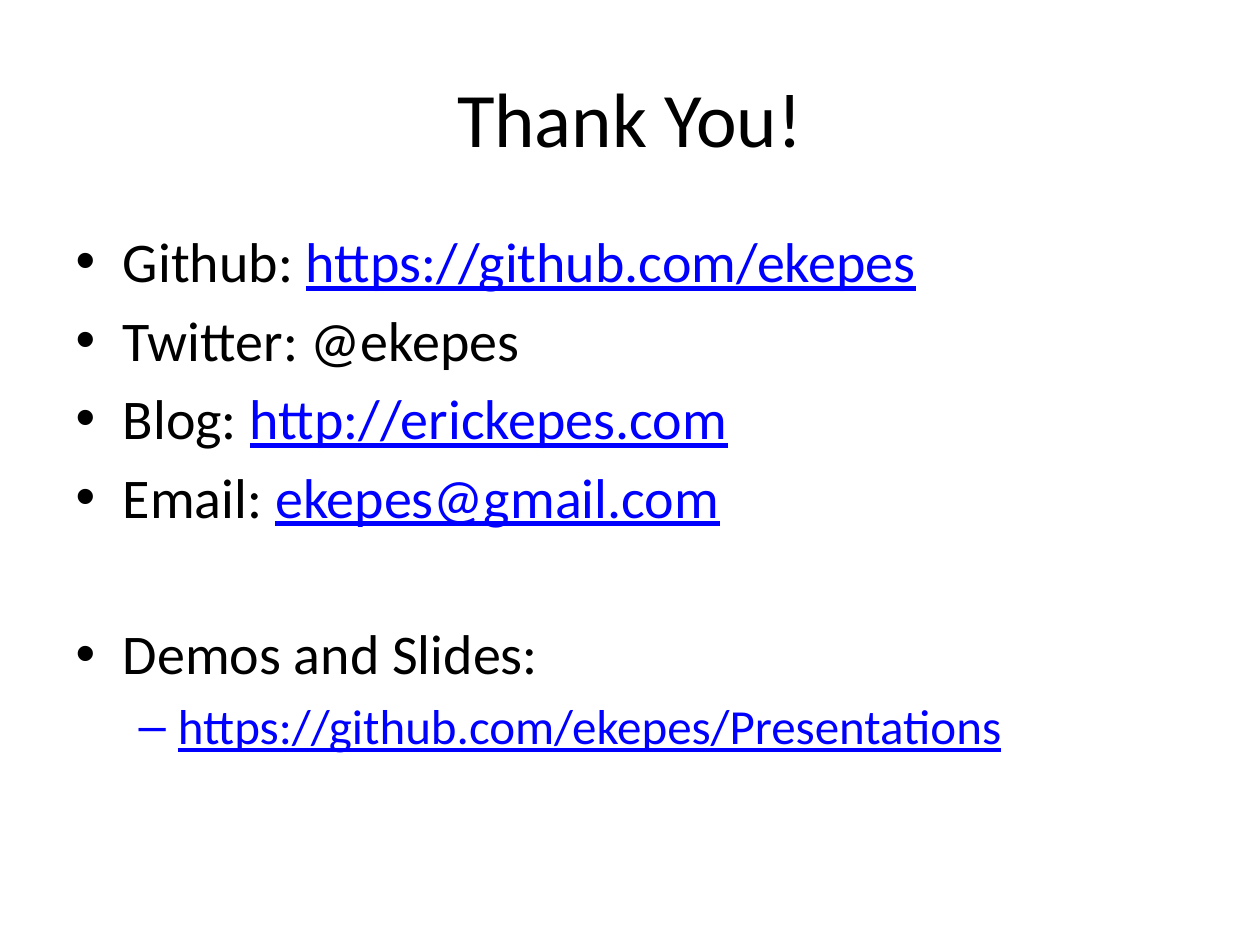
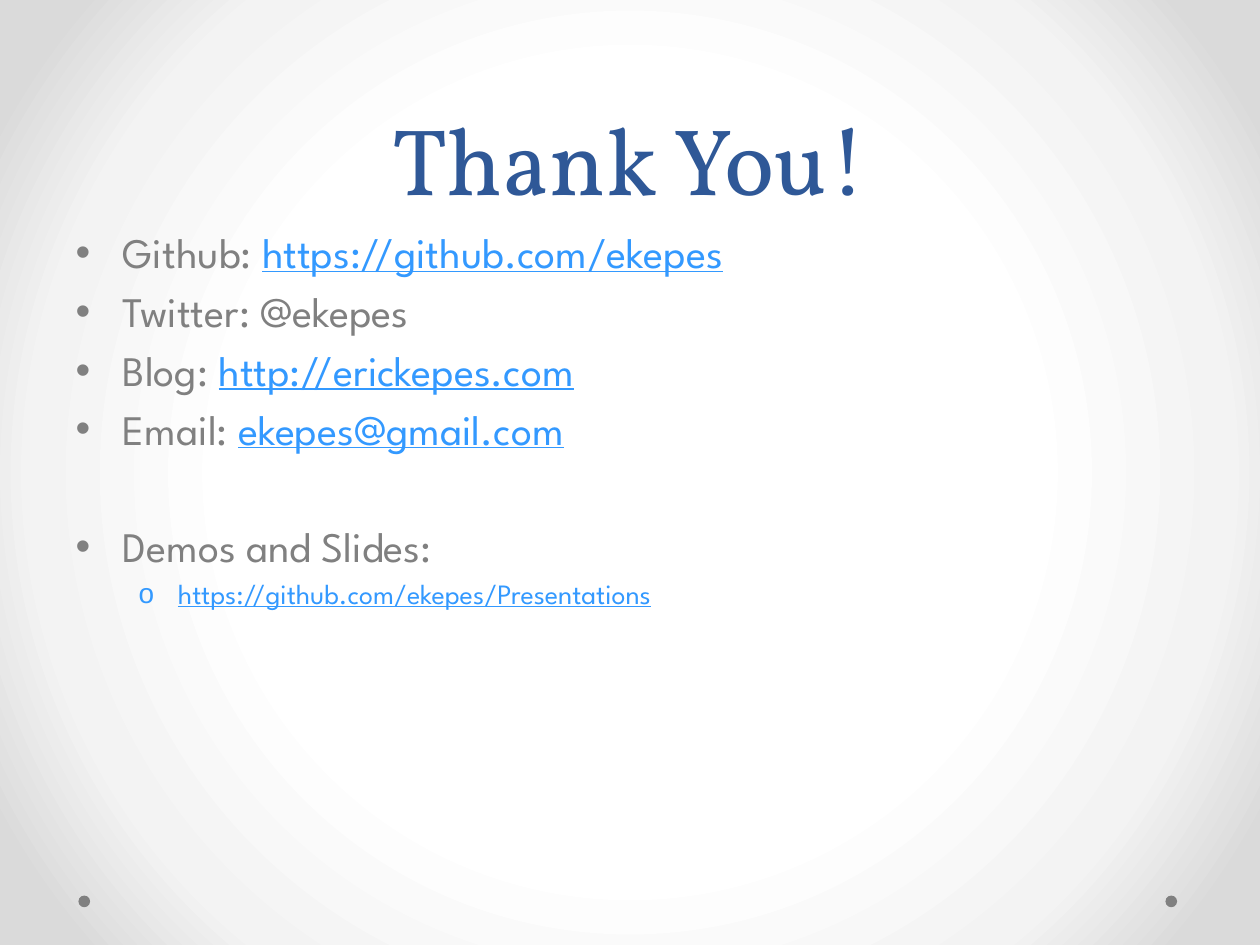
Before and after one commit to ekepes/Presentations, a slide deck: slide 4 of GetOnTheBus/Get on the Bus with MassTransit.pptx. Drawn at 1260x945 pixels with LibreOffice and Linux fonts; fonts in the diff are those of the drawing. Boxes give left, top, right and bottom in pixels: in the first picture for what was removed or moved away, otherwise in the second. Text is boxed around its words. In the diff, an @@ line names an element or a change of style, - is before the commit and + after.

```diff
--- a/GetOnTheBus/Get on the Bus with MassTransit.pptx
+++ b/GetOnTheBus/Get on the Bus with MassTransit.pptx
@@ background #FFFFFF to gradient #FFFFFF to #F4F4F4 to #DADADA @@
@@ title "Thank You!": place and size @@
-title "Thank You!" at (457,93,803,148)
+title "Thank You!" at (393,127,867,196)
@@ title "Thank You!" at (393,127,867,196): size 44 to 54 pt, font Calibri to Vollkorn, text colour #000000 to #2F5897; line spacing 1 to 58pt; vertical alignment middle to bottom @@
@@ text "Github: https://github.com/ekepes" at (123,239,723,610): size 32 to 24 pt in "Github: https://github.com/ekepes", "Twitter: @ekepes", "Blog: http://erickepes.com", "Email: ekepes@gmail.com" and 1 more places; font Calibri to League Spartan; text colour #000000 to #808080 in "Github:", "Twitter: @ekepes", "Blog:", "Email:" and 1 more places; text colour #0000FF to #3399FF in "https://github.com/ekepes", "http://erickepes.com", "ekepes@gmail.com", "https://github.com/ekepes/Presentations"; size 28 to 16 pt in "https://github.com/ekepes/Presentations"; less space between paragraphs; bullet – to o @@
@@ ellipse added at (78,896,89,907), fill #808080 @@
@@ ellipse added at (1166,896,1177,907), fill #808080 @@
```
Also in this commit, not shown: 3 other slides changed.
